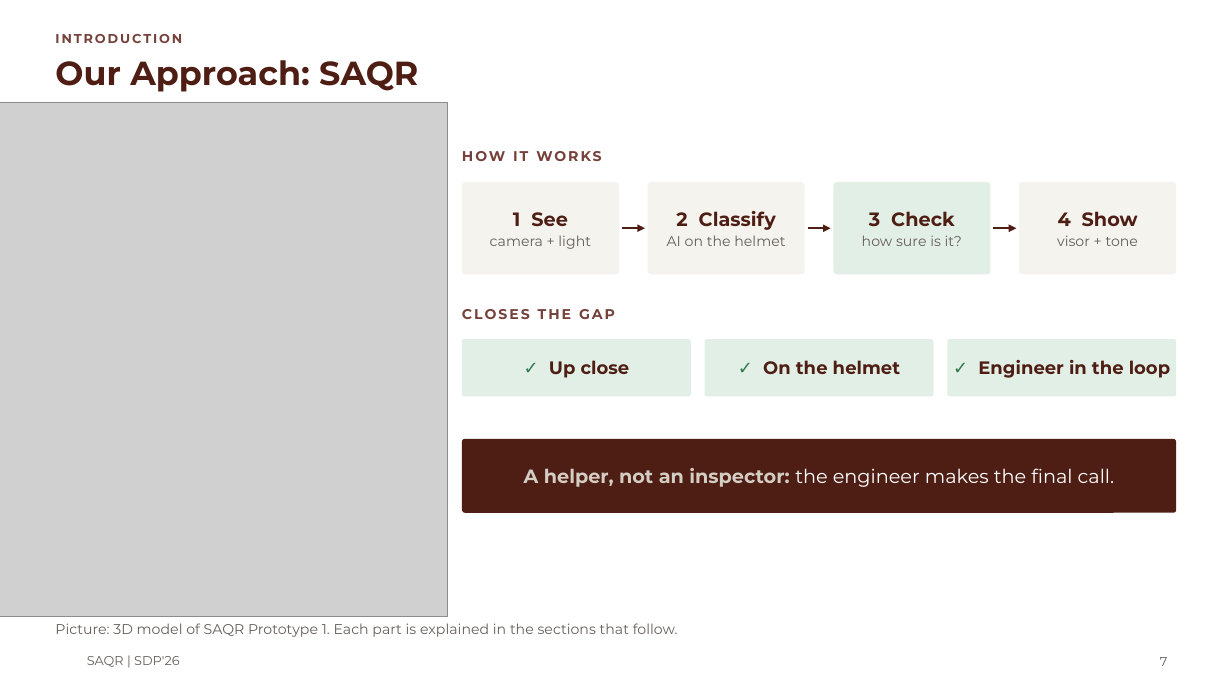
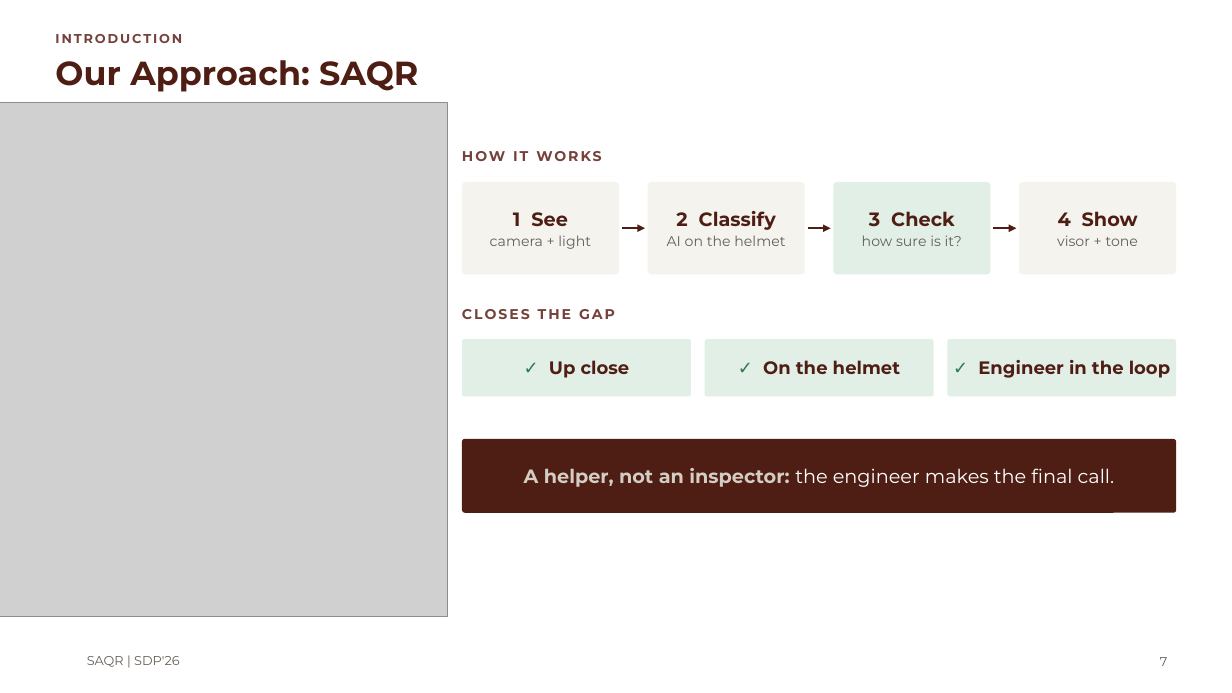
Before and after one commit to MASAR-AUS/SAQR, a slide deck: slide 7 of SAQR CMP490 Presentation.pptx. Drawn at 1232x693 pixels with LibreOffice and Linux fonts; fonts in the diff are those of the drawing; grey boxes stand for pictures; background and template pictures are left out. Boxes give left, top, right and bottom in pixels: in the first picture for what was removed or moved away, otherwise in the second. Text is boxed around its words. In the diff, an @@ line names an element or a change of style, - is before the commit and + after.

```diff
--- a/SAQR CMP490 Presentation.pptx
+++ b/SAQR CMP490 Presentation.pptx
@@ text removed at box(55, 623, 678, 637) @@
-Picture: 3D model of SAQR Prototype 1. Each part is explained in the sections that follow.
```
Also in this commit, not shown: 3 other slides changed, 3 slides removed.
